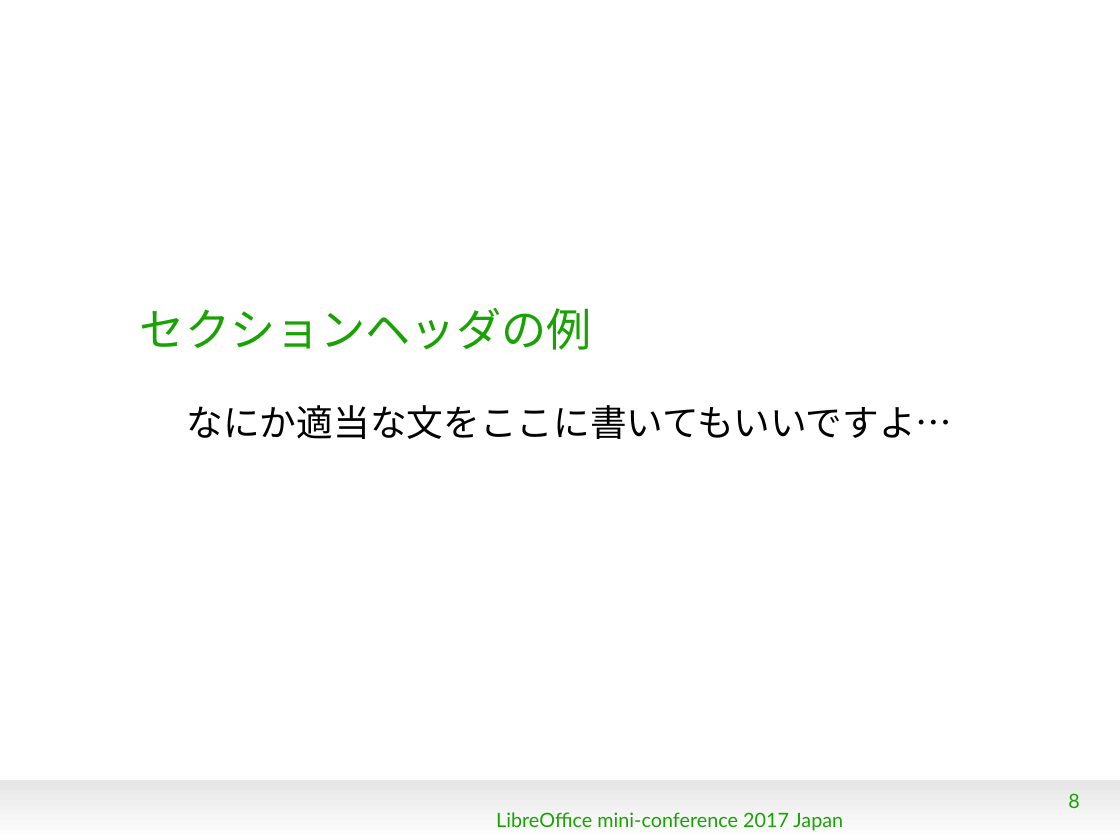
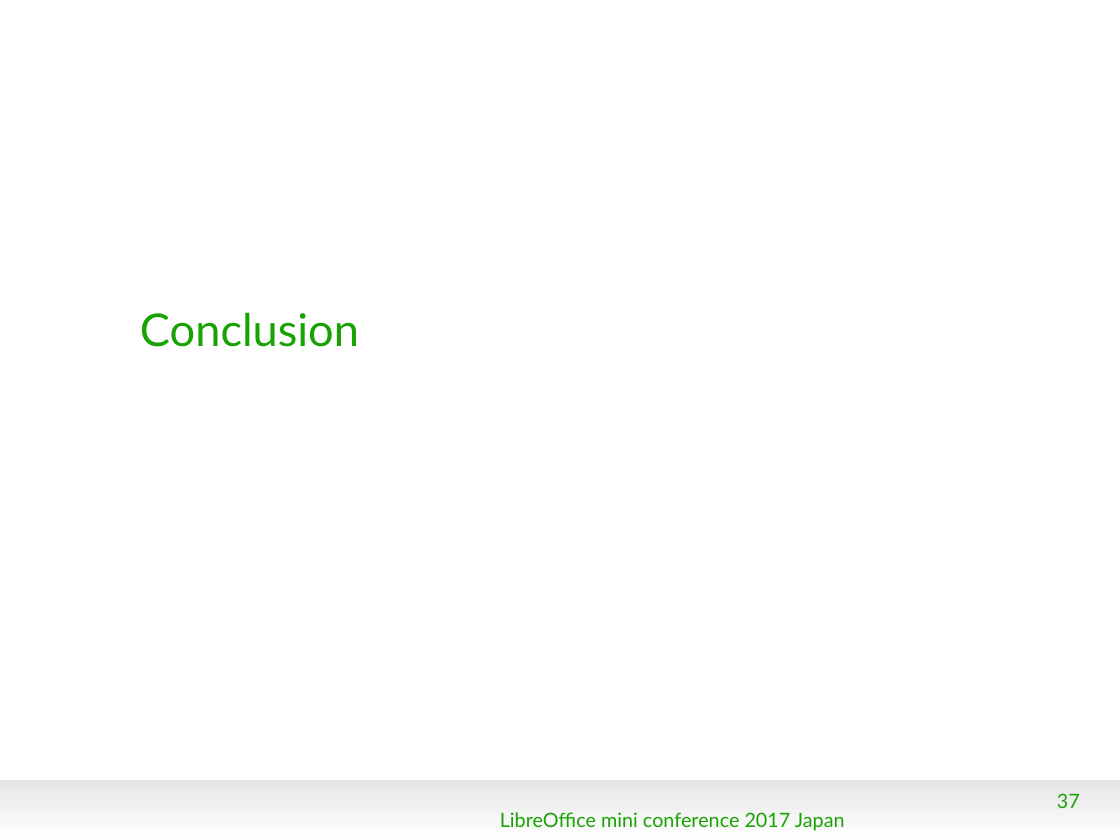
Before and after one commit to naruoga/KantoLibreOffice, a slide deck: slide 37 of others/LibOminiconf2017-MixingBowlCulture.odp (slide 8 before the commit). Drawn at 1120x840 pixels with LibreOffice and Linux fonts; fonts in the diff are those of the drawing; background and template pictures are left out. Boxes give left, top, right and bottom in pixels: in the first picture for what was removed or moved away, otherwise in the second. Text is boxed around its words. In the diff, an @@ line names an element or a change of style, - is before the commit and + after.

```diff
--- a/others/LibOminiconf2017-MixingBowlCulture.odp
+++ b/others/LibOminiconf2017-MixingBowlCulture.odp
@@ title at (x1=140, y1=312, x2=359, y2=347): text changed @@
-セクションヘッダの例
+Conclusion
@@ subtitle removed at (x1=187, y1=405, x2=953, y2=439) @@
-なにか適当な文をここに書いてもいいですよ…
@@ page number at (x1=1057, y1=793, x2=1080, y2=808): text changed @@
-8
+37
@@ text at (x1=500, y1=812, x2=845, y2=831): text changed @@
-LibreOffice mini-conference 2017 Japan
+LibreOffice mini conference 2017 Japan
```
Also in this commit, not shown: 6 other slides changed, 33 slides added, 2 slides removed, 1 other file.
